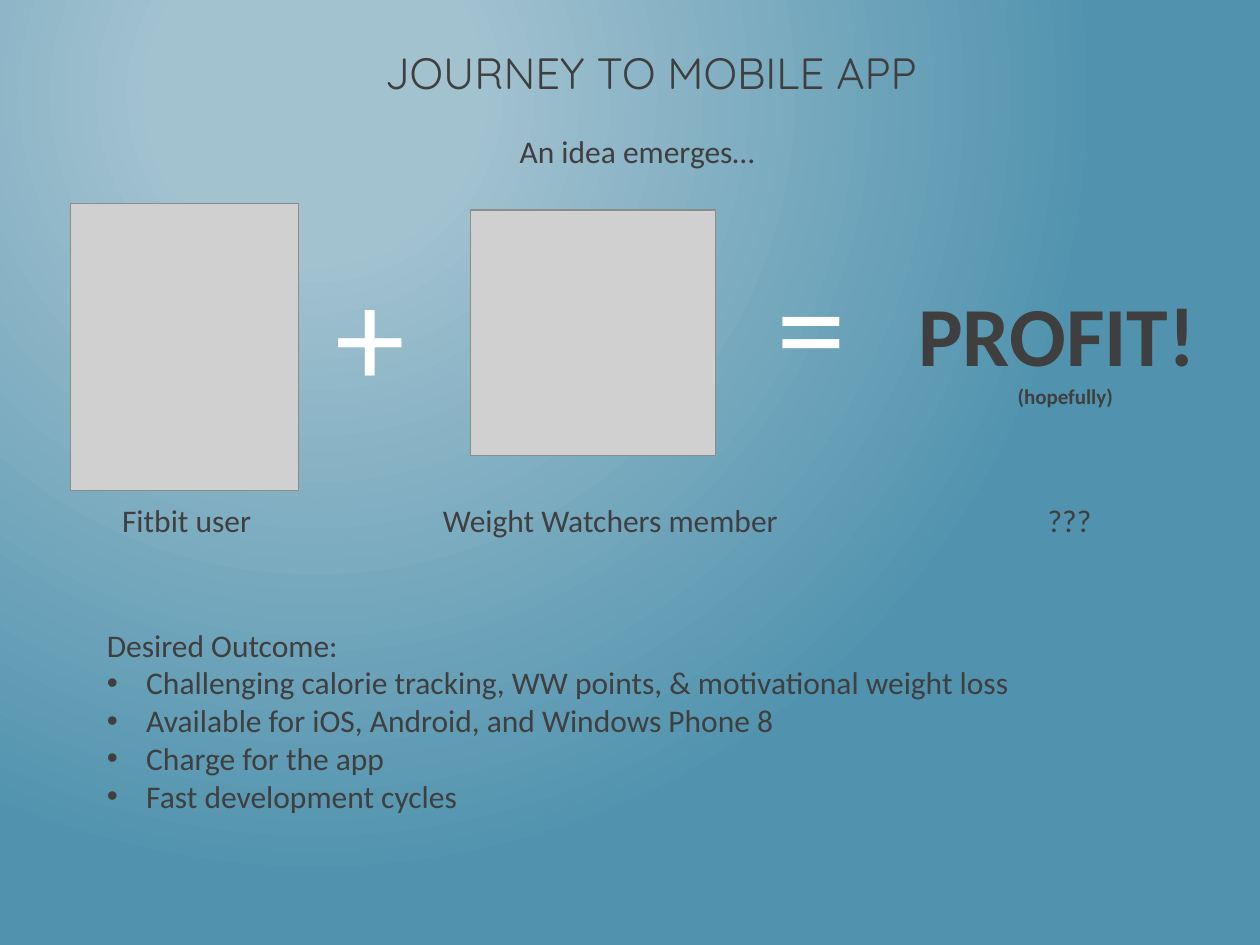
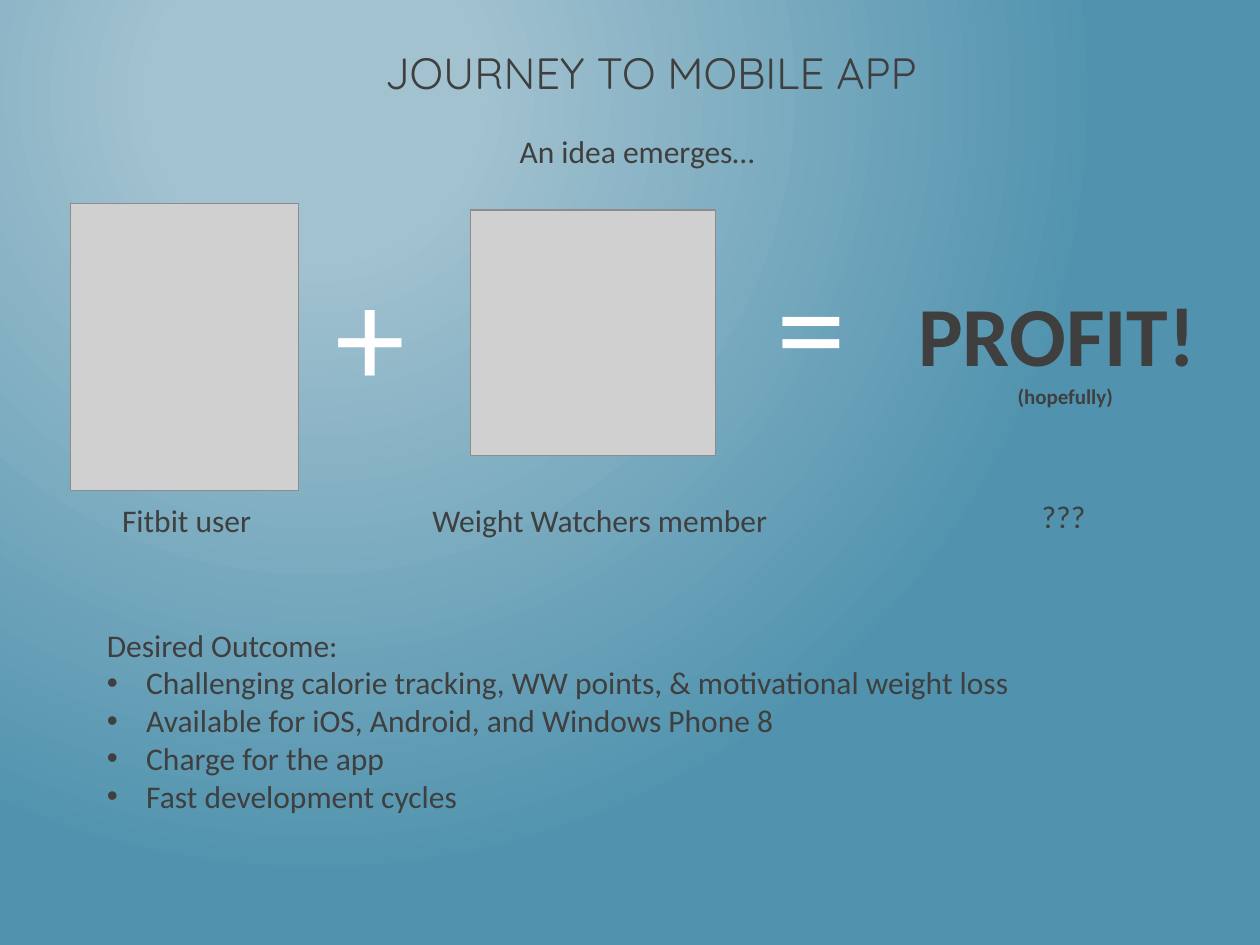
Before and after one commit to dotNetkow/Presentations, a slide deck: slide 4 of 2014-08-11 That Conference - Hybrid Apps/Building PhoneGap Mobile App w KendoUI.pptx (slide 3 before the commit). Drawn at 1260x945 pixels with LibreOffice and Linux fonts; fonts in the diff are those of the drawing; grey boxes stand for pictures. Boxes give left, top, right and bottom in pixels: in the first picture for what was removed or moved away, otherwise in the second. Text is boxed around its words. In the diff, an @@ line names an element or a change of style, - is before the commit and + after.

```diff
--- a/2014-08-11 That Conference - Hybrid Apps/Building PhoneGap Mobile App w KendoUI.pptx
+++ b/2014-08-11 That Conference - Hybrid Apps/Building PhoneGap Mobile App w KendoUI.pptx
@@ text added at [1029, 490, 1155, 541], 18 pt, text #3F3F3F @@
+???
@@ text at [122, 510, 251, 532]: text changed @@
-Fitbit user Weight Watchers member ???
+Fitbit user
@@ text added at [432, 510, 767, 538], 18 pt, text #3F3F3F @@
+Weight Watchers member
```
Also in this commit, not shown: 17 other slides changed, 7 slides added, 4 slides removed, 1 other file.
